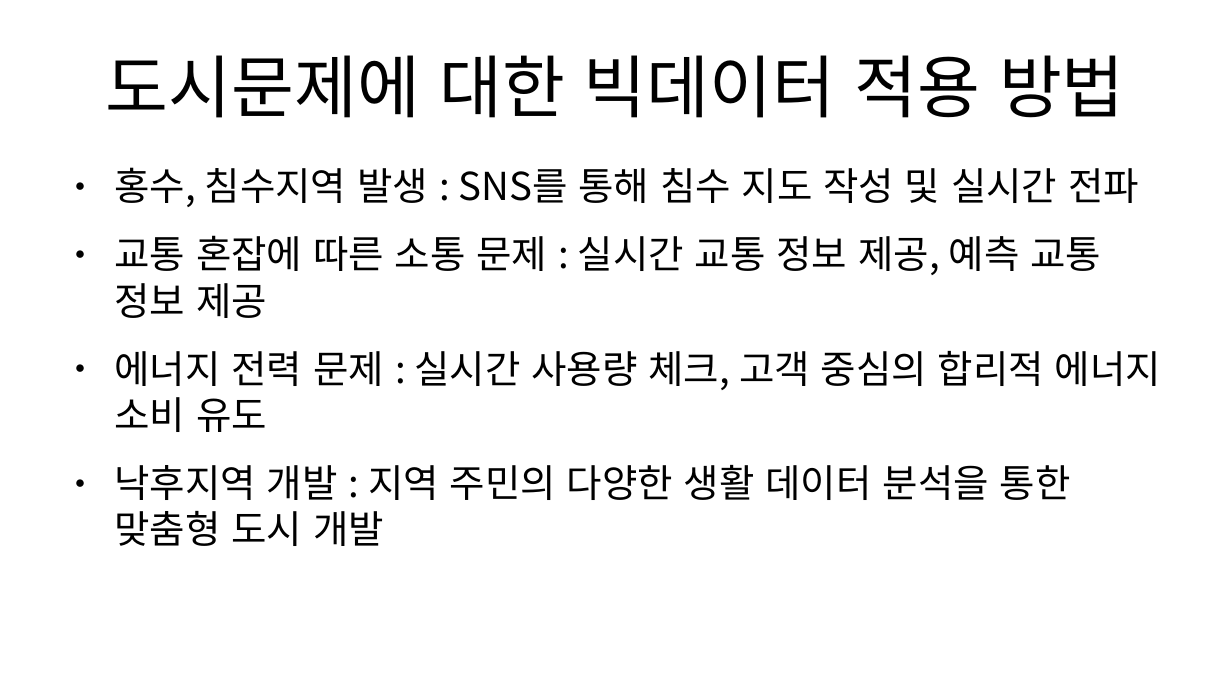
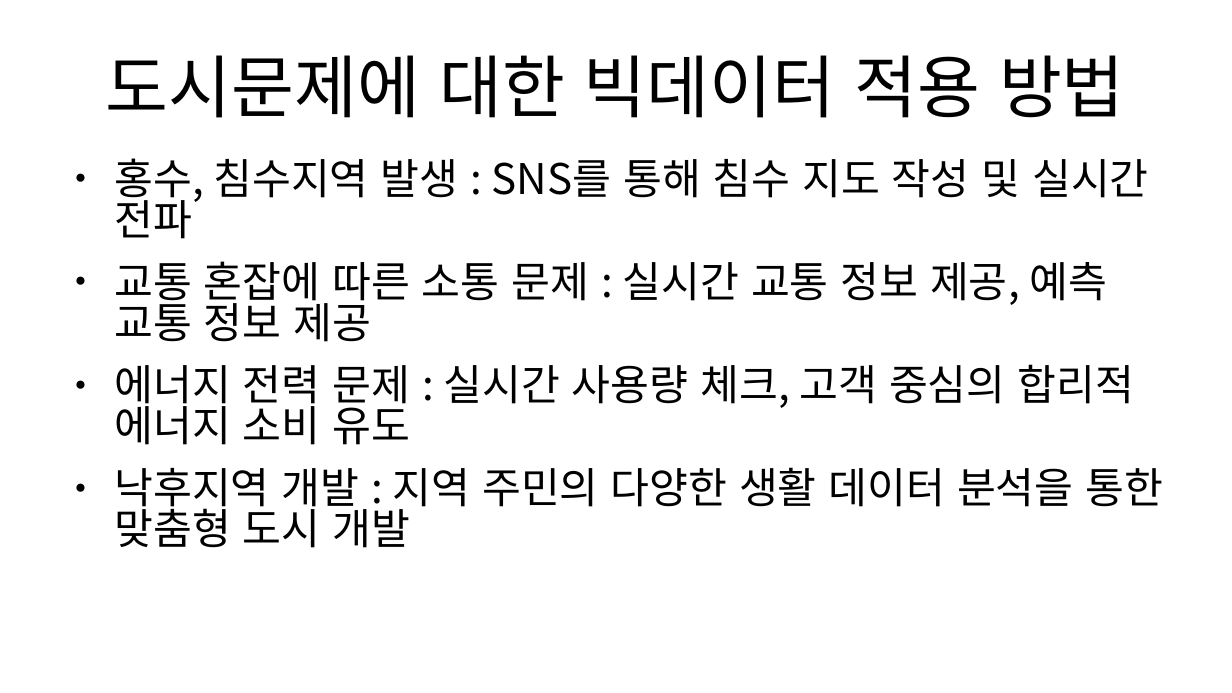
Before and after one commit to lapass50025/odp, a slide deck: slide 3 of 빅데이터를활용한스마트도시관리.odp. Drawn at 1232x693 pixels with LibreOffice and Linux fonts; fonts in the diff are those of the drawing. Boxes give left, top, right and bottom in pixels: in the first picture for what was removed or moved away, otherwise in the second. Text is boxed around its words. In the diff, an @@ line names an element or a change of style, - is before the commit and + after.

```diff
--- a/빅데이터를활용한스마트도시관리.odp
+++ b/빅데이터를활용한스마트도시관리.odp
@@ text "홍수, 침수지역 발생 : SNS를 ..." at [114,158,1163,548]: size 24.8 to 27.2 pt; indent changed; line spacing 1 to 0.8 @@
```
Also in this commit, not shown: 5 other slides changed.
